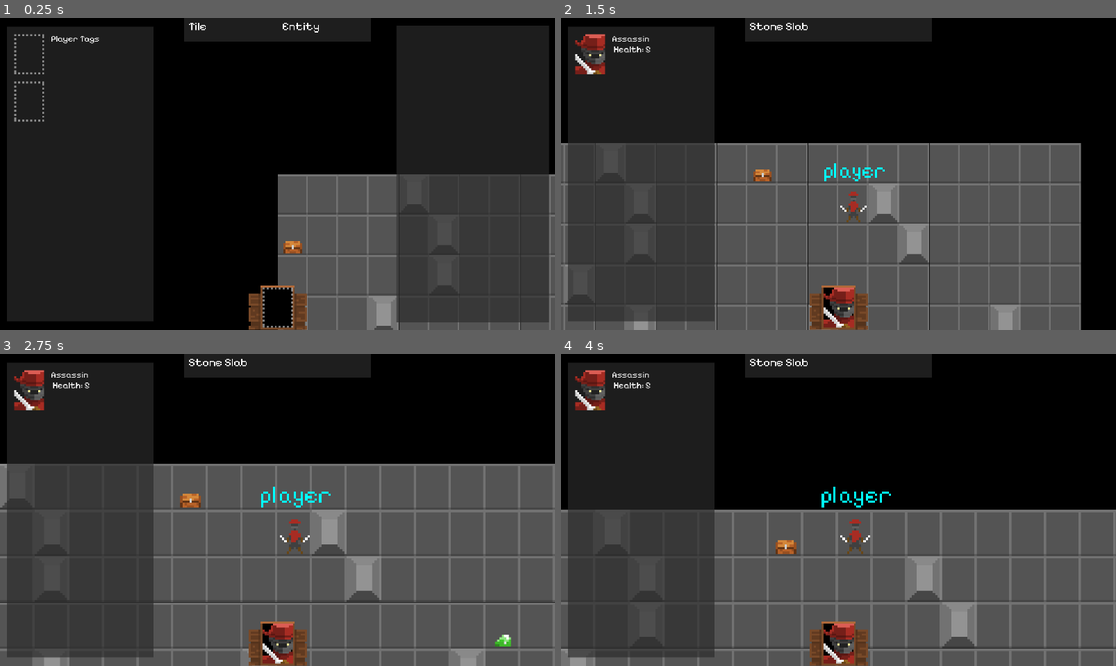
Above: before the commit, frames 1-4 (two rows, left to right).
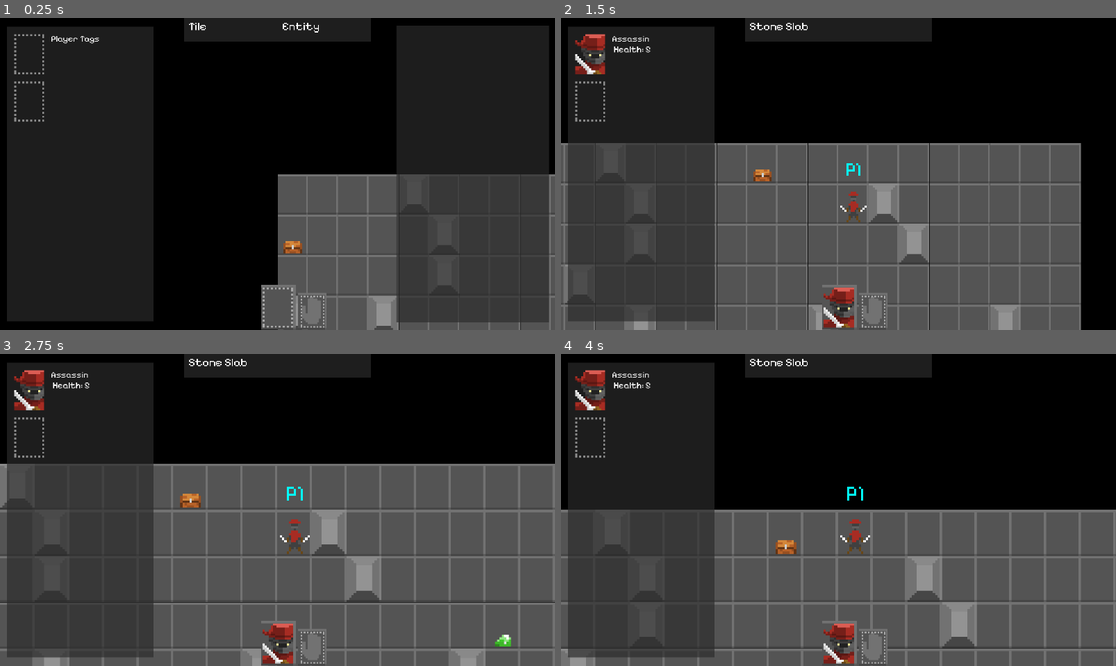
Above: after the commit, the same moments.

Repository: joshandersn/firecrest
Game: Godot game, scene res://main.tscn
Same seed, same stepped clock (60 frames per second), same inputs: the game is played once before the commit and once after it.
Inputs (mouse positions are in pixels of both pictures, inside the frame that each line leads up to):
- Up to frame 1 (0.25 s): no input
- Up to frame 2 (1.5 s): tap Enter (ui_accept) at 0.5, 0.77 s; move the mouse to (855, 192) at 0.52 s; hold D (move_right) 0.53-1.28 s; tap = (zoom_in) at 0.6 s; move the mouse to (577, 195) at 1.27 s; hold S (move_down) from 1.28 s (still down); tap - (zoom_out) at 1.35 s
- Up to frame 3 (2.75 s): tap Enter (ui_accept) at 1.52 s; move the mouse to (22, 491) at 2.02 s; release S (move_down) at 2.03 s; hold D (move_right) from 2.03 s (still down); tap = (zoom_in) at 2.1 s
- Up to frame 4 (4 s): tap Enter (ui_accept) at 2.75, 3.02, 3.77 s; move the mouse to (616, 488) at 2.77 s; release D (move_right) at 2.78 s; hold W (move_up) 2.78-3.53 s; tap - (zoom_out) at 2.85 s; move the mouse to (672, 528) at 3.52 s; hold A (move_left) from 3.53 s (still down); tap = (zoom_in) at 3.6 s

The runs differ from the first frame. In frame 1, 1.7% of the frame differs, in the area x 44-59%, y 85-100%; in frame 2, 1.3%; in frame 3, 1.3%; in frame 4, 1.3%.

Commit message:
entitys can not equip

Diff:
--- a/Objects/entity.tscn
+++ b/Objects/entity.tscn
@@ -45,8 +45,9 @@
 offset_left = -8.0
 offset_top = -13.0
 offset_right = 24.0
-theme_override_font_sizes/font_size = 10
-text = "player"
+theme_override_font_sizes/font_size = 9
+text = "P1"
+horizontal_alignment = 1
 
 [node name="Interact" type="Node" parent="."]
 script = ExtResource("3_a4ejc")
--- a/Objects/inventoryListItem.gd
+++ b/Objects/inventoryListItem.gd
@@ -4,6 +4,7 @@
 var origin
 
 signal add_to_inv
+signal equip_item
 
 func _ready() -> void:
 	if entity:
@@ -12,6 +13,9 @@
 	else:
 		push_warning("No Entity provided in InventoryListItem")
 
+func _on_button_pressed() -> void:
+	emit_signal("equip_item", origin, entity)
+
 
 func _on_pressed() -> void:
 	emit_signal("add_to_inv", origin, entity)
--- a/Objects/inventoryListItem.tscn
+++ b/Objects/inventoryListItem.tscn
@@ -1,16 +1,32 @@
-[gd_scene load_steps=3 format=3 uid="uid://gxus0y4q7pjo"]
+[gd_scene load_steps=2 format=3 uid="uid://gxus0y4q7pjo"]
 
 [ext_resource type="Script" path="res://Objects/inventoryListItem.gd" id="1_bipjm"]
-[ext_resource type="Texture2D" uid="uid://n4jwo4bth0qt" path="res://Assets/base.png" id="1_lpcm6"]
 
 [node name="InventoryListItem" type="Button"]
 offset_right = 449.0
 offset_bottom = 74.0
+theme_override_constants/h_separation = 15
 theme_override_font_sizes/font_size = 30
-text = "Item"
-icon = ExtResource("1_lpcm6")
 alignment = 0
 expand_icon = true
 script = ExtResource("1_bipjm")
 
+[node name="Equip" type="Button" parent="."]
+layout_mode = 1
+anchors_preset = 6
+anchor_left = 1.0
+anchor_top = 0.5
+anchor_right = 1.0
+anchor_bottom = 0.5
+offset_left = -107.0
+offset_top = -22.0
+offset_right = -14.0
+offset_bottom = 23.0
+grow_horizontal = 0
+grow_vertical = 2
+theme_override_colors/font_color = Color(1, 1, 1, 0.443137)
+theme_override_font_sizes/font_size = 30
+text = "Equip"
+
 [connection signal="pressed" from="." to="." method="_on_pressed"]
+[connection signal="pressed" from="Equip" to="." method="_on_button_pressed"]
--- a/main.tscn
+++ b/main.tscn
@@ -1,11 +1,12 @@
-[gd_scene load_steps=7 format=3 uid="uid://cymrvhfw8glyc"]
+[gd_scene load_steps=8 format=3 uid="uid://cymrvhfw8glyc"]
 
 [ext_resource type="Script" path="res://main.gd" id="1_y3dp2"]
 [ext_resource type="Script" path="res://game.gd" id="3_7pmk2"]
 [ext_resource type="Script" path="res://camera.gd" id="4_sfet5"]
 [ext_resource type="Script" path="res://ui.gd" id="4_tugc6"]
 [ext_resource type="Texture2D" uid="uid://n4jwo4bth0qt" path="res://Assets/base.png" id="5_0pqpv"]
-[ext_resource type="Texture2D" uid="uid://dhfc1qibf1hfj" path="res://Assets/Portrait Frame Wood.png" id="5_xrxdf"]
+[ext_resource type="Texture2D" uid="uid://dbeyxlofdnnh7" path="res://Assets/stone slab.png" id="5_avo73"]
+[ext_resource type="Texture2D" uid="uid://bi5vw6bd8keou" path="res://Assets/Hand Slab.png" id="6_os0e1"]
 
 [node name="Main" type="Node2D"]
 script = ExtResource("1_y3dp2")
@@ -65,13 +66,28 @@
 anchor_top = 1.0
 anchor_right = 0.5
 anchor_bottom = 1.0
-offset_left = -100.0
-offset_top = -154.0
-offset_right = 108.0
+offset_left = -57.0
+offset_top = -156.0
+offset_right = 63.0
 offset_bottom = -1.0
 grow_horizontal = 2
 grow_vertical = 0
-texture = ExtResource("5_xrxdf")
+texture = ExtResource("5_avo73")
+
+[node name="PortraitFrame2" type="TextureRect" parent="UI/HUD"]
+layout_mode = 1
+anchors_preset = 7
+anchor_left = 0.5
+anchor_top = 1.0
+anchor_right = 0.5
+anchor_bottom = 1.0
+offset_left = 72.0
+offset_top = -128.0
+offset_right = 170.0
+offset_bottom = -1.0
+grow_horizontal = 2
+grow_vertical = 0
+texture = ExtResource("6_os0e1")
 
 [node name="PlayerPortrait" type="TextureRect" parent="UI/HUD"]
 layout_mode = 1
@@ -83,6 +99,21 @@
 offset_left = -51.0
 offset_top = -147.0
 offset_right = 53.0
+offset_bottom = -8.0
+grow_horizontal = 2
+grow_vertical = 0
+texture = ExtResource("5_0pqpv")
+
+[node name="PlayerWield" type="TextureRect" parent="UI/HUD"]
+layout_mode = 1
+anchors_preset = 7
+anchor_left = 0.5
+anchor_top = 1.0
+anchor_right = 0.5
+anchor_bottom = 1.0
+offset_left = 80.0
+offset_top = -119.0
+offset_right = 163.0
 offset_bottom = -8.0
 grow_horizontal = 2
 grow_vertical = 0
--- a/ui.gd
+++ b/ui.gd
@@ -16,10 +16,22 @@
 		Game.opened_storage_containers[0].entity.storage.erase(item)
 		Game.opened_storage_contents.erase(item)
 	else:
-		print("Item is in inventory")
+		print("Item is in inventory: skipped looting")
+
+	update_ui()
+
+func equip_item(origin, item) -> void:
+	if !origin == $HUD/PlayerInvBG/PlayerStorageList:
+		storage_item_clicked(origin, item)
+		print("First addin to inv")
+		print("Item is in inventory, Equipping")
+		Game.players[0].entity.wielded = item
+	else:
+		print("Item is in inventory, Equipping")
 		Game.players[0].entity.wielded = item
 
 	update_ui()
+
 
 func update_ui() -> void:
 	$HUD/EntityInspect.text = str(Game.ui_inspect_entity_description)
@@ -29,7 +41,9 @@
 		var player = Game.players[0].entity
 		$HUD/PlayerInvBG/PlayerPortrait.texture = player.portrait
 		$HUD/PlayerPortrait.texture = player.portrait
-		$HUD/PlayerInvBG/PlayerWielded.texture = player.wielded
+		if player.wielded:
+			$HUD/PlayerInvBG/PlayerWielded.texture = player.wielded.artwork
+			$HUD/PlayerWield.texture = player.wielded.artwork
 		$HUD/PlayerInvBG/PlayerTags.text = str(player.tag, '\n Health: ', player.health)
 		update_storage_list($HUD/PlayerInvBG/PlayerStorageList, player.storage)
 	$HUD/StorageBG.visible = !(Game.opened_storage_contents == [])
@@ -42,5 +56,6 @@
 		item_inst.entity = item
 		item_inst.origin = list
 		item_inst.add_to_inv.connect(storage_item_clicked)
+		item_inst.equip_item.connect(equip_item)
 		list.add_child(item_inst)
 		list.get_child(0).grab_focus()
Binary file added: Assets/Hand Slab.png
Not shown, added: Assets/Hand Slab.png.import
